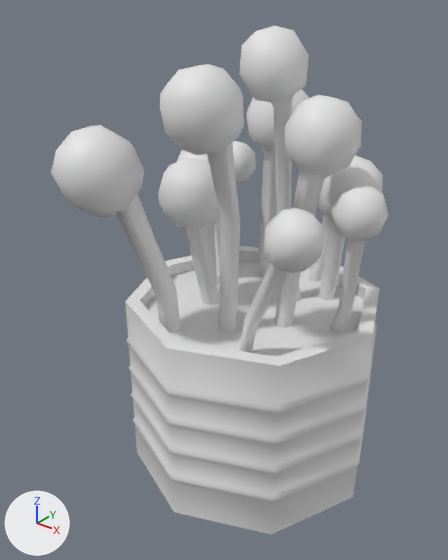
The FBX model Assets/Models/Decoration/Plant/Plant.fbx: old version first, new version second.
The view is the same before and after, from a 50 mm lens placed at (0.274, -0.393, 0.191), pointed at (-0.012, -0.036, -0.031). The axes (+X, +Y, +Z) are drawn at lower left. The lights are the same throughout. The picture after the commit comes second. Where no turn or scale is listed for an object, it has been applied to the vertices.
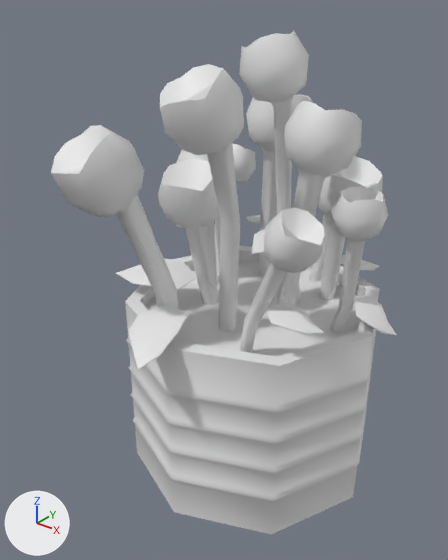
The newer file is also rescaled (x0.657), turned or shifted as a whole; pictures and numbers use the older file's frame.

What differs and where, as boxes [x1, y1, x2, y2] in the pictures (448 x 560 px; the box of a moved part takes in the faces that stretch with it):
'Cube.006', reshaped: before [51, 26, 389, 535]; after [51, 31, 397, 535]
part 1 of me_cube_043, added: after [128, 304, 188, 370]
part 2 of me_cube_043, added: after [115, 258, 197, 290]
part 3 of me_cube_043, added: after [266, 302, 324, 334]
part 4 of me_cube_043, added: after [353, 295, 397, 336]
part 5 of me_cube_043, added: after [245, 215, 260, 223]
part 6 of me_cube_043, added: after [251, 229, 265, 254]
part 7 of me_cube_043, added: after [341, 255, 380, 271]
part 8 of me_cube_043, moved or reshaped: before [51, 26, 383, 245]; after [51, 64, 383, 245]

Edits to the bpy script that builds the scene:
```text
Change me_cube_043:
    used by ob_cube_006; location = (0.0, 0.0, 0.0)
    remove me_cube_043.from_pydata(...)  # 944 vertices, 902 faces; spans x -0.115..0.11, y -0.154..0.108, z -0.218..0.16
    add me_cube_043.from_pydata(...)  # 1070 vertices, 1014 faces; spans x -0.115..0.119, y -0.154..0.108, z -0.218..0.157
    me_cube_043 part 1: a new loose piece of 18 vertices spanning x -0.04..0.005, y -0.148..-0.085, z -0.055..-0.036
    me_cube_043 part 2: a new loose piece of 18 vertices spanning x -0.102..-0.045, y -0.073..-0.024, z -0.043..-0.031
    me_cube_043 part 3: a new loose piece of 18 vertices spanning x 0.054..0.096, y -0.081..-0.053, z -0.03..-0.019
    me_cube_043 part 4: a new loose piece of 18 vertices spanning x 0.085..0.119, y -0.007..0.021, z -0.059..-0.032
    me_cube_043 part 5: a new loose piece of 18 vertices spanning x -0.081..-0.036, y 0.059..0.098, z -0.032..-0.017
    me_cube_043 part 6: a new loose piece of 18 vertices spanning x -0.004..0.023, y -0.028..0.016, z -0.005..0.004
    me_cube_043 part 7: a new loose piece of 18 vertices spanning x 0.037..0.065, y 0.059..0.095, z -0.044..-0.032
    me_cube_043 part 8
    3 vertices in x 0.01..0.021, y 0.077..0.092, z 0.057 move by (0.0, 0.002, -0.018)
    3 vertices in x -0.089..-0.069, y 0.012..0.026, z 0.06..0.064 move by (0.004, -0.006, -0.016)
    3 vertices in x 0.046..0.065, y -0.003..0.011, z 0.113..0.118 move by (-0.001, -0.005, -0.018)
    3 vertices in x 0.078..0.093, y -0.002..0.006, z 0.059 move by (0.0, 0.0, -0.019)
    3 vertices in x 0.001..0.017, y -0.105..-0.09, z 0.133..0.143 move by (0.001, 0.008, -0.015)
    33 vertices move from x -0.092..0.092, y -0.148..0.09, z 0.045..0.16 to x -0.092..0.088, y -0.14..0.087, z 0.026..0.143
```
